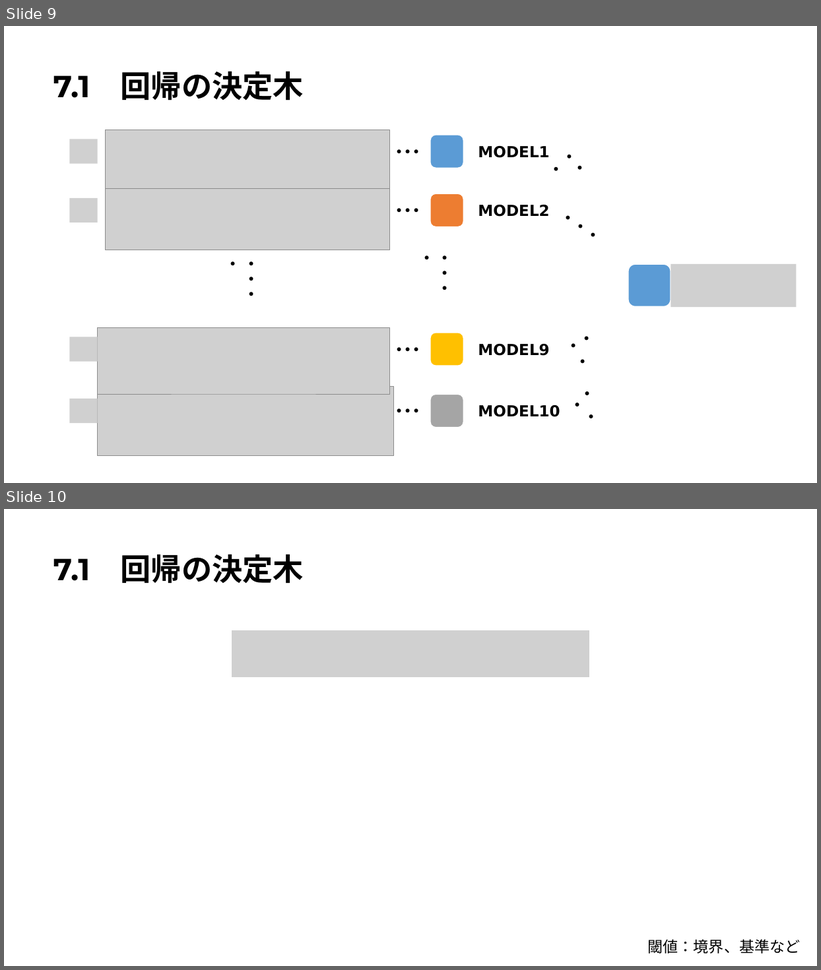
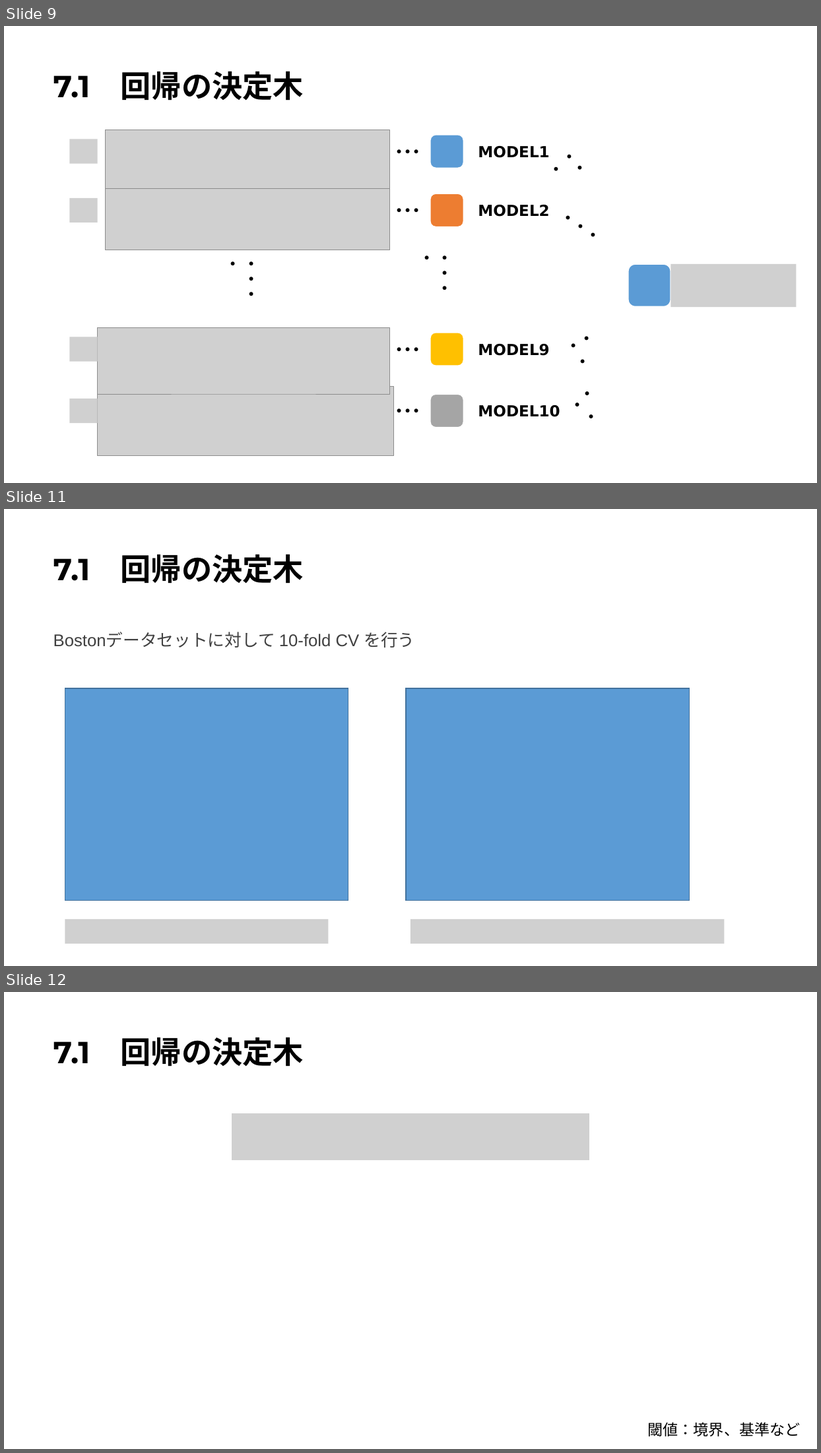
Before and after one commit to Harrry1206/-Graduation-research2, a slide deck: 第7章決定木.pptx. Shown one above the other, each under a label of ours: slides 9 and 10 before the commit, slides 9, 11 and 12 after it; the slides between them are not shown. The pictures are 821x970 and 821x1453 pixels, drawn with LibreOffice and Linux fonts; fonts in the diff are those of the drawing; grey boxes stand for pictures. Boxes give left, top, right and bottom in pixels: in the first picture for what was removed or moved away, otherwise in the second. Text is boxed around its words. In the diff, an @@ line names an element or a change of style, - is before the commit and + after.

```diff
--- a/第7章決定木.pptx
+++ b/第7章決定木.pptx
@@ slide 11 added at (4, 509, 817, 966), background #FFFFFF @@
@@ title added at (54, 554, 304, 584), 36 pt, text #000000, bold @@
+7.1 回帰の決定木
@@ text added at (54, 632, 415, 648), 20 pt, text #404040 @@
+Bostonデータセットに対して 10-fold CV を行う
@@ rectangle added at (65, 689, 349, 900), fill #5B9BD5, outline #43739E 1 pt @@
@@ rectangle added at (406, 689, 690, 900), fill #5B9BD5, outline #43739E 1 pt @@
@@ picture added at (65, 920, 329, 944) @@
@@ picture added at (411, 920, 725, 944) @@
@@ what was slide 10 is now slide 12 @@
```
Also in this commit, not shown: 3 slides changed, 9 other slides added.
